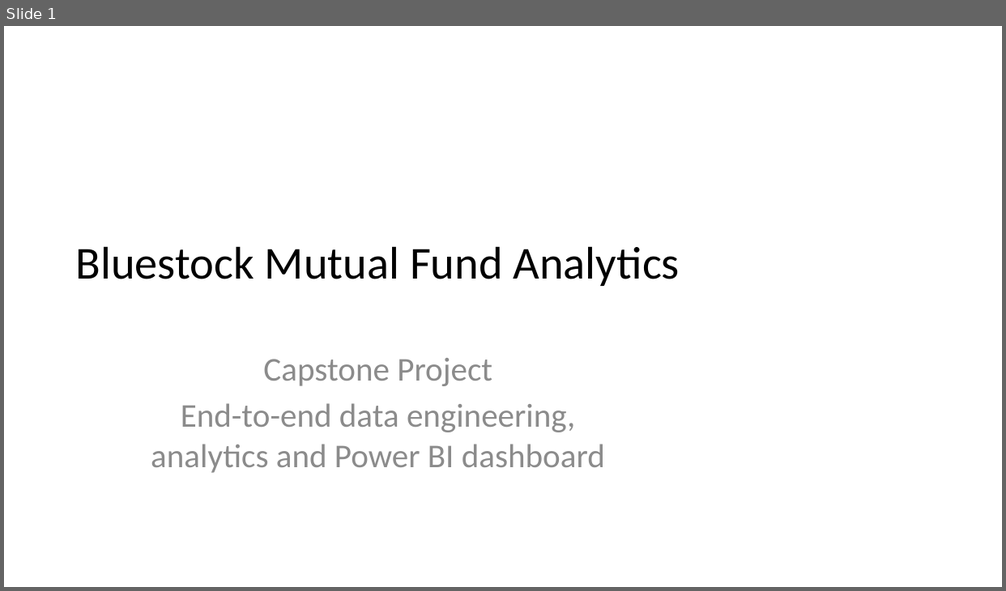
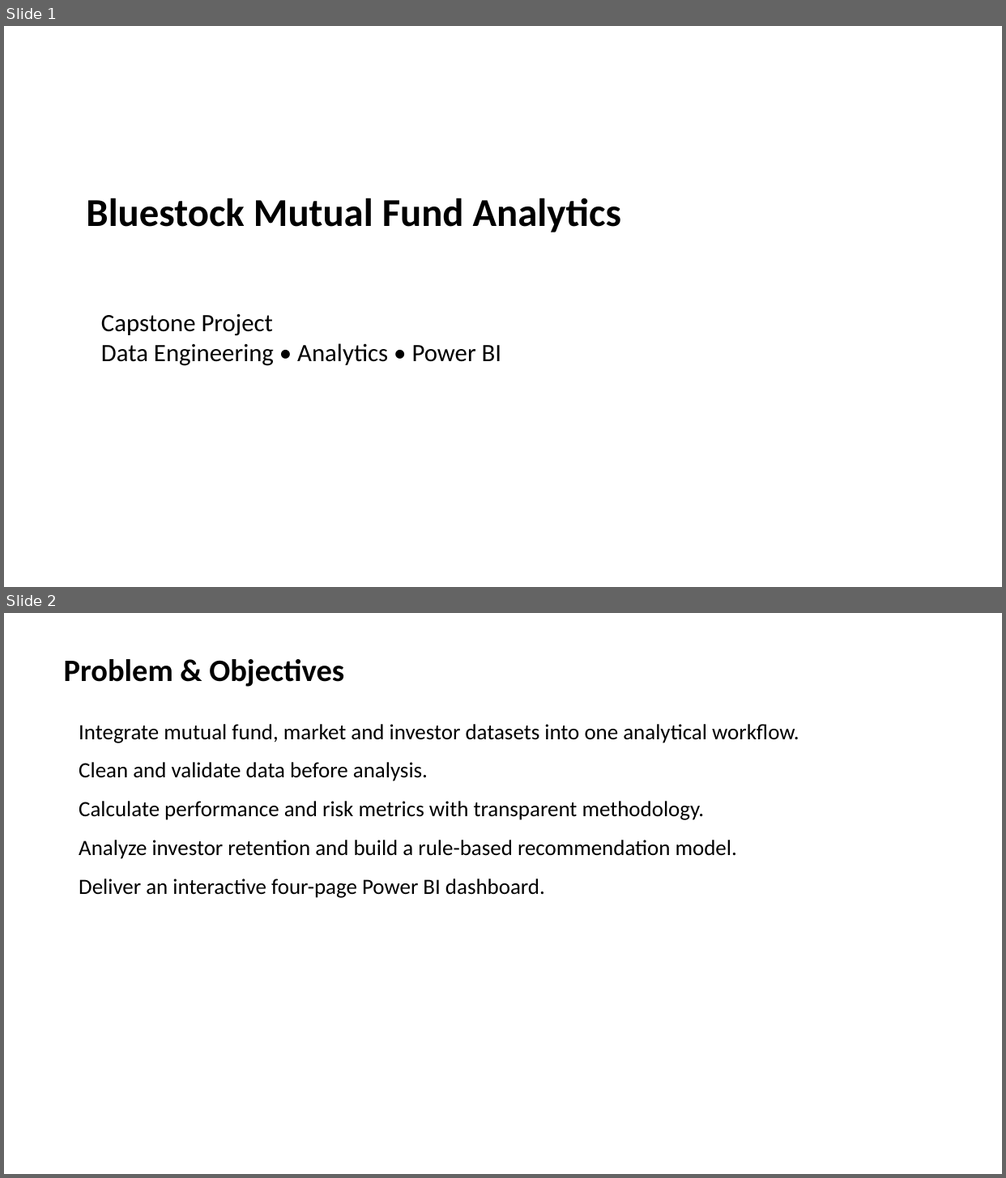
Before and after one commit to farhandev-20/mutual-fund-analytics, a slide deck: reports/Presentation.pptx. Shown one above the other, each under a label of ours: slide 1 before the commit, slides 1 and 2 after it. The pictures are 1006x591 and 1006x1178 pixels, drawn with LibreOffice and Linux fonts; fonts in the diff are those of the drawing. Boxes give left, top, right and bottom in pixels: in the first picture for what was removed or moved away, otherwise in the second. Text is boxed around its words. In the diff, an @@ line names an element or a change of style, - is before the commit and + after.

Commit message:
Final: Complete Bluestock MF Capstone

```diff
--- a/reports/Presentation.pptx
+++ b/reports/Presentation.pptx
@@ slide 2 added at [4, 613, 1002, 1174], background #FFFFFF @@
@@ text added at [64, 659, 344, 687], 30 pt, text #000000, bold @@
+Problem & Objectives
@@ text added at [79, 724, 799, 898], 21 pt, text #000000 @@
+Integrate mutual fund, market and investor datasets into one analytical workflow.
+Clean and validate data before analysis.
+Calculate performance and risk metrics with transparent methodology.
+Analyze investor retention and build a rule-based recommendation model.
+Deliver an interactive four-page Power BI dashboard.
@@ slide 1 changed as well @@
@@ text "Bluestock Mutual Fund Analytics": place and size @@
-text "Bluestock Mutual Fund Analytics" at [76, 246, 680, 286]
+text "Bluestock Mutual Fund Analytics" at [86, 198, 621, 233]
@@ text "Bluestock Mutual Fund Analytics" at [86, 198, 621, 233]: size 44 to 38 pt, bold on; alignment centre to left; vertical alignment middle to top @@
@@ text at [101, 314, 501, 366]: text changed; size 32 to 24 pt; text colour #8C8C8C to #000000 @@
-Capstone Project
-End-to-end data engineering, analytics and Power BI dashboard
+Capstone Project
+Data Engineering • Analytics • Power BI
```
Also in this commit, not shown: 10 other slides added, 9 slides removed, 17 other files.
